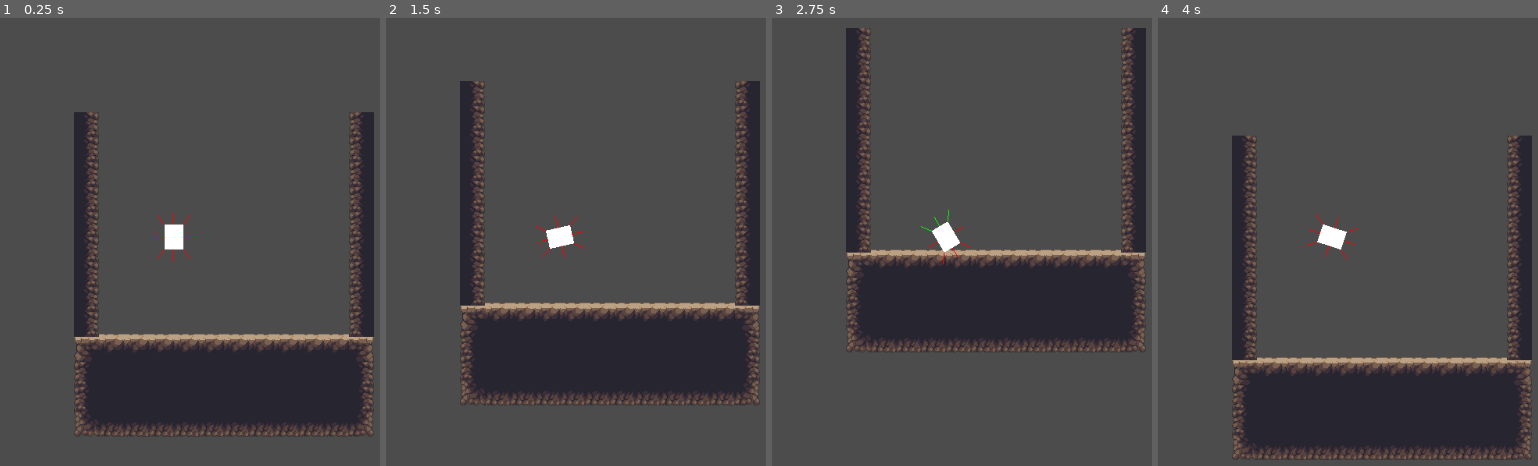
Above: before the commit, frames 1-4 (left to right).
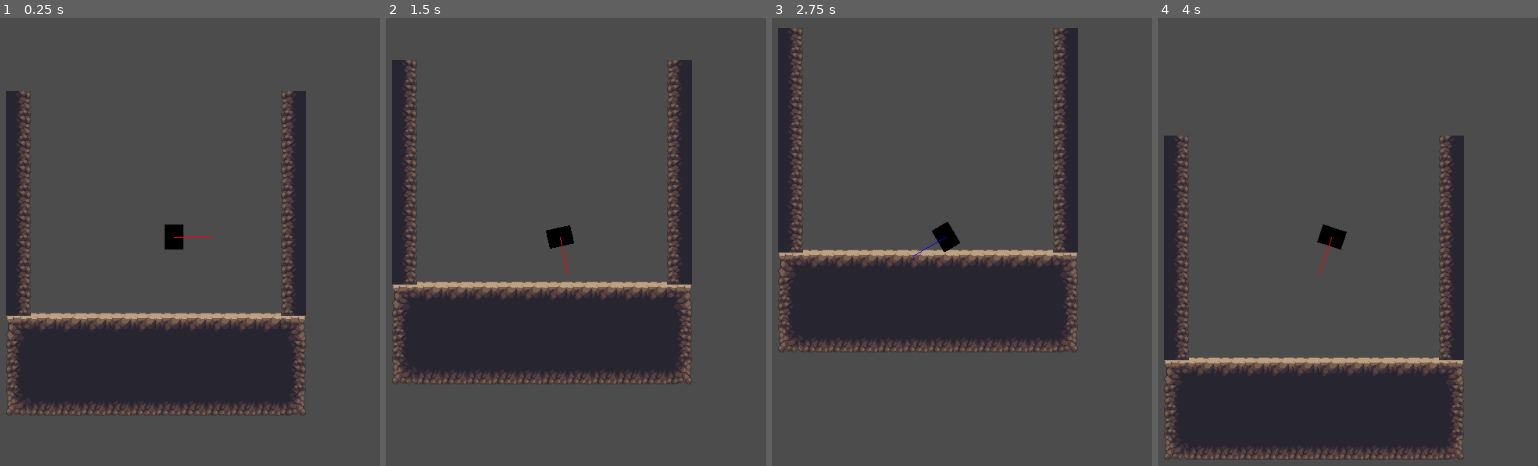
Above: after the commit, the same moments.

Repository: Jantho1990/messing_with_vectors_and_draw
Game: Godot game, scene res://Base.tscn
Same seed, same stepped clock (60 frames per second), same inputs: the game is played once before the commit and once after it. The project has no main scene, so this scene is started directly.
Inputs:
- Up to frame 1 (0.25 s): no input
- Up to frame 2 (1.5 s): tap Enter (ui_accept) at 0.5, 0.77, 0.8, 1.07, 1.25, 1.35 s; hold E (rotate_right) 0.53-1.28 s; hold Ctrl (slow) 0.53-1.28 s; hold Down (ui_down) from 1.28 s (still down)
- Up to frame 3 (2.75 s): tap Enter (ui_accept) at 1.52, 1.82, 2.3 s; tap Ctrl (slow) at 1.55 s; release Down (ui_down) at 2.03 s; hold E (rotate_right) from 2.03 s (still down); hold Ctrl (slow) from 2.03 s (still down)
- Up to frame 4 (4 s): release E (rotate_right) at 2.78 s; release Ctrl (slow) at 2.78 s; hold Up (ui_up) 2.78-3.53 s; tap Ctrl (slow) at 2.85 s; tap Enter (ui_accept) at 3.02, 3.32, 3.6, 3.77 s; hold Q (rotate_left) from 3.53 s (still down)

The runs differ from the first frame. In frame 1, 24% of the frame differs, in the area x 1-99%, y 16-94%; in frame 2, 24%; in frame 3, 19%; in frame 4, 19%.

Commit message:
added second Vec which is using a Raycast instead of intersect_ray

Diff:
--- a/Base.tscn
+++ b/Base.tscn
@@ -1,7 +1,9 @@
-[gd_scene load_steps=4 format=2]
+[gd_scene load_steps=6 format=2]
 
 [ext_resource path="res://tilesets/dirt_jungle/dirt_jungle_adv.tres" type="TileSet" id=1]
-[ext_resource path="res://Vec1.gd" type="Script" id=2]
+[ext_resource path="res://Vec1.gripless.gd" type="Script" id=2]
+[ext_resource path="res://GripDetection.gd" type="Script" id=3]
+[ext_resource path="res://Vec1.gripless.raycast.gd" type="Script" id=4]
 
 [sub_resource type="RectangleShape2D" id=1]
 extents = Vector2( 12, 16 )
@@ -15,10 +17,32 @@
 tile_data = PoolIntArray( -262148, 12, 1, -327673, 12, 0, -196612, 12, 1, -262137, 12, 0, -131076, 12, 1, -196601, 12,  …(1069 unchanged characters)…
 
 [node name="Vec1" type="KinematicBody2D" parent="."]
+visible = false
 script = ExtResource( 2 )
+__meta__ = {
+"_edit_group_": true
+}
 
 [node name="Camera2D" type="Camera2D" parent="Vec1"]
+visible = false
+
+[node name="CollisionShape2D" type="CollisionShape2D" parent="Vec1"]
+visible = false
+shape = SubResource( 1 )
+
+[node name="GripDetection" type="Node2D" parent="Vec1"]
+visible = false
+script = ExtResource( 3 )
+
+[node name="Vec2" type="KinematicBody2D" parent="."]
+position = Vector2( 86.5949, 27.436 )
+script = ExtResource( 4 )
+__meta__ = {
+"_edit_group_": true
+}
+
+[node name="Camera2D" type="Camera2D" parent="Vec2"]
 current = true
 
-[node name="CollisionShape2D" type="CollisionShape2D" parent="Vec1"]
+[node name="CollisionShape2D" type="CollisionShape2D" parent="Vec2"]
 shape = SubResource( 1 )
--- /dev/null
+++ b/GripDetection.gd
@@ -0,0 +1,97 @@
+extends Node2D
+
+const THRESHOLD = 3
+
+var grip_vectors = {}
+var grippable_surface = {}
+var grip_range = 15
+
+var width = 1 # start at 1 to prevent division by 0
+var height = 1 # start at 1 to prevent division by 0
+
+func _physics_process(delta):
+	if Input.is_action_just_pressed("ui_accept"):
+		breakpoint
+	calculate_grippable_surfaces()
+	update()
+
+func _draw():
+	draw_grip_range()
+
+func set_dimensions(width, height):
+	self.width = width
+	self.height = height
+
+func calculate_grippable_surfaces(pos = position):
+	# An array of vectors representing the eight sides
+	# of the entity, which will be used to perform
+	# eight raycasts.
+	# Adding half-dimensions accounts for the dimensions
+	# of the entity so grip detection doesn't start from
+	# the dead center of entity.
+	grip_vectors = {
+		"right": Vector2(get_half_width(), 0), # Right
+		"left": Vector2(-get_half_width(), 0), # Left
+		"down": Vector2(0, get_half_height()), # Down
+		"up": Vector2(0, -get_half_height()), # Up
+		"down-right": Vector2(get_half_width(), get_half_height()), # Down-Right
+		"down-left": Vector2(-get_half_width(), get_half_height()), # Down-Left
+		"up-right": Vector2(get_half_width(), -get_half_height()), # Up-Right
+		"up-left": Vector2(-get_half_width(), -get_half_height()) # Up-Left
+	}
+
+	# The world around the entity.
+	var space_state = get_world_2d().direct_space_state
+
+	var ret = {}
+	for key in grip_vectors:
+		var grip_vector = grip_vectors[key]
+		var range_value = grip_range * grip_vector.normalized()
+		var result = space_state.intersect_ray(
+			position + grip_vector,
+			position + grip_vector + range_value,
+			[self]
+		)
+		var hit = !result.empty()
+		ret[key] = { "hit": hit, "grip_vector": grip_vector, "contact": false }
+		if hit:
+			var distance = result.position.distance_to(position + grip_vector)
+			ret[key] = {
+				"hit": hit,
+				"distance": distance,
+				"contact": in_contact_range(distance),
+				"raycast": result,
+				"grip_vector": grip_vector
+			}
+
+	grippable_surface = ret
+
+func in_contact_range(distance):
+	return distance <= THRESHOLD
+
+func draw_grip_range():
+	if not grip_vectors.empty():
+		for surface in grippable_surface.values():
+			var grip_vector = surface.grip_vector
+			var range_value = grip_range * grip_vector.normalized()
+#			if grip_pressed:
+#				print("Position: ", position, ", Global Position: ", global_position, ", Grip Vector: ", grip_vector)
+#			draw_circle(Vector2(0, 0), 50, Color(1, 1, 1))
+			var color = Color(1, 0, 0)
+			if surface.contact:
+				color = Color(0, 1, 0)
+			elif surface.hit:
+				color = Color(0, 0, 1)
+			draw_line(Vector2(0, 0) + grip_vector, grip_vector + range_value, color, 1)
+
+func get_height():
+	return height
+
+func get_half_height():
+	return height / 2
+
+func get_width():
+	return width
+
+func get_half_width():
+	return width / 2
--- /dev/null
+++ b/Vec1.gripless.gd
@@ -0,0 +1,69 @@
+extends KinematicBody2D
+
+# Declare member variables here. Examples:
+# var a = 2
+# var b = "text"
+
+const SPEED = 200
+
+var motion = Vector2(0, 0)
+
+# Called when the node enters the scene tree for the first time.
+func _ready():
+	pass
+#	$GripDetection.set_dimensions(get_width(), get_height())
+
+func _physics_process(delta):
+	var speed = SPEED
+	if Input.is_action_pressed("slow"):
+		speed *= 0.1
+
+	if Input.is_action_pressed("ui_left"):
+		motion.x = -speed
+	elif Input.is_action_pressed("ui_right"):
+		motion.x = speed
+	else:
+		motion.x = 0
+
+	if Input.is_action_pressed("ui_up"):
+		motion.y = -speed
+	elif Input.is_action_pressed("ui_down"):
+		motion.y = speed
+	else:
+		motion.y = 0
+
+	if Input.is_action_pressed("rotate_left"):
+		rotation -= 0.03
+	elif Input.is_action_pressed("rotate_right"):
+		rotation += 0.03
+
+#	calculate_grippable_surfaces()
+	motion = move_and_slide(motion)
+
+	if Input.is_action_just_pressed("reset_rotation"):
+		reset_rotation()
+
+	update()
+
+func _draw():
+	draw_rect(Rect2(0 - get_half_width(), 0 - get_half_height(), get_width(), get_height()), Color(1, 1, 1))
+
+func calculate_grippable_surfaces(pos = position):
+	return $GripDetection.calculate_grippable_surfaces(position)
+
+func get_height():
+	return $CollisionShape2D.shape.extents.y * 2
+
+func get_half_height():
+	return $CollisionShape2D.shape.extents.y
+
+func get_width():
+	return $CollisionShape2D.shape.extents.x * 2
+
+func get_half_width():
+	return $CollisionShape2D.shape.extents.x
+
+
+
+func reset_rotation():
+	rotation = 0
--- /dev/null
+++ b/Vec1.gripless.raycast.gd
@@ -0,0 +1,89 @@
+extends KinematicBody2D
+
+# Declare member variables here. Examples:
+# var a = 2
+# var b = "text"
+
+const SPEED = 200
+
+var motion = Vector2(0, 0)
+
+var ray = RayCast2D.new()
+
+# Called when the node enters the scene tree for the first time.
+func _ready():
+	ray.cast_to = Vector2(50, 0)
+	ray.exclude_parent = true
+	ray.collide_with_areas = true
+	ray.collide_with_bodies = true
+	ray.enabled = true
+	add_child(ray)
+#	$GripDetection.set_dimensions(get_width(), get_height())
+
+func _physics_process(delta):
+	var speed = SPEED
+	if Input.is_action_pressed("slow"):
+		speed *= 0.1
+
+	if Input.is_action_pressed("ui_left"):
+		motion.x = -speed
+	elif Input.is_action_pressed("ui_right"):
+		motion.x = speed
+	else:
+		motion.x = 0
+
+	if Input.is_action_pressed("ui_up"):
+		motion.y = -speed
+	elif Input.is_action_pressed("ui_down"):
+		motion.y = speed
+	else:
+		motion.y = 0
+
+	if Input.is_action_pressed("rotate_left"):
+		rotation -= 0.03
+	elif Input.is_action_pressed("rotate_right"):
+		rotation += 0.03
+
+#	calculate_grippable_surfaces()
+	motion = move_and_slide(motion)
+
+	if Input.is_action_just_pressed("reset_rotation"):
+		reset_rotation()
+
+	update()
+
+func _draw():
+	draw_rect(Rect2(0 - get_half_width(), 0 - get_half_height(), get_width(), get_height()), Color(0, 0, 0))
+
+	draw_ray()
+
+
+func draw_ray():
+	var color = Color(1, 0, 0)
+	if ray.is_colliding():
+		color = Color(0, 0, 1)
+	draw_line(ray.position, ray.cast_to, color)
+
+func calculate_grippable_surfaces(pos = position):
+	return $GripDetection.calculate_grippable_surfaces(position)
+
+func get_height():
+	return $CollisionShape2D.shape.extents.y * 2
+
+func get_half_height():
+	return $CollisionShape2D.shape.extents.y
+
+func get_width():
+	return $CollisionShape2D.shape.extents.x * 2
+
+func get_half_width():
+	return $CollisionShape2D.shape.extents.x
+
+func ray_is_colliding():
+	var collider = ray.get_collider()
+	if collider:
+		return true
+	return false
+
+func reset_rotation():
+	rotation = 0
